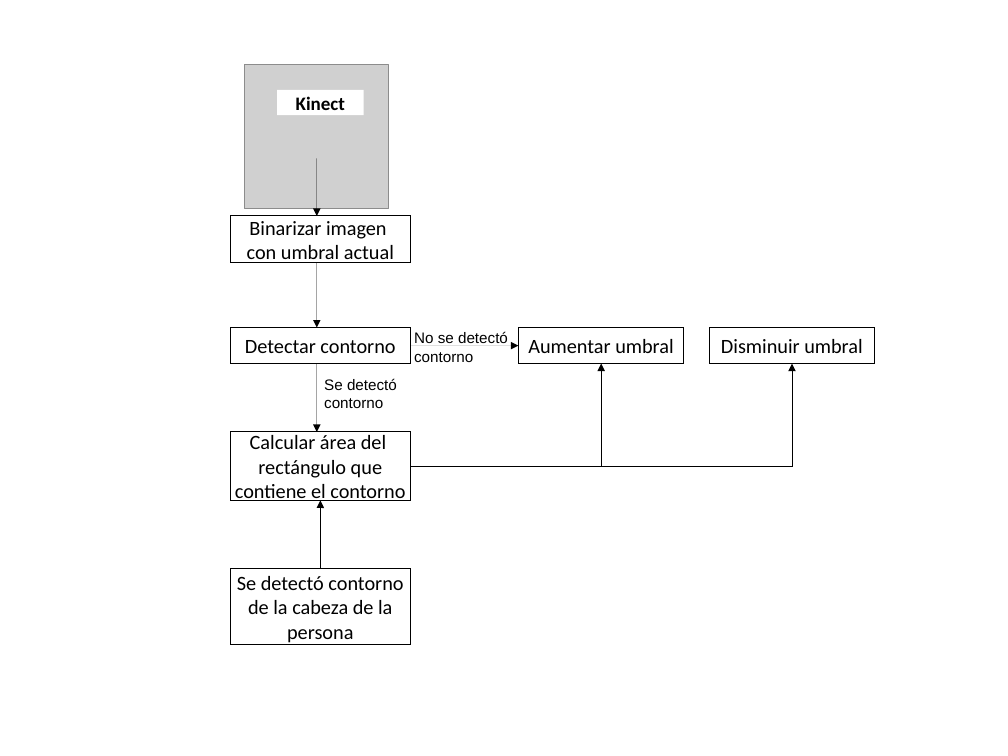
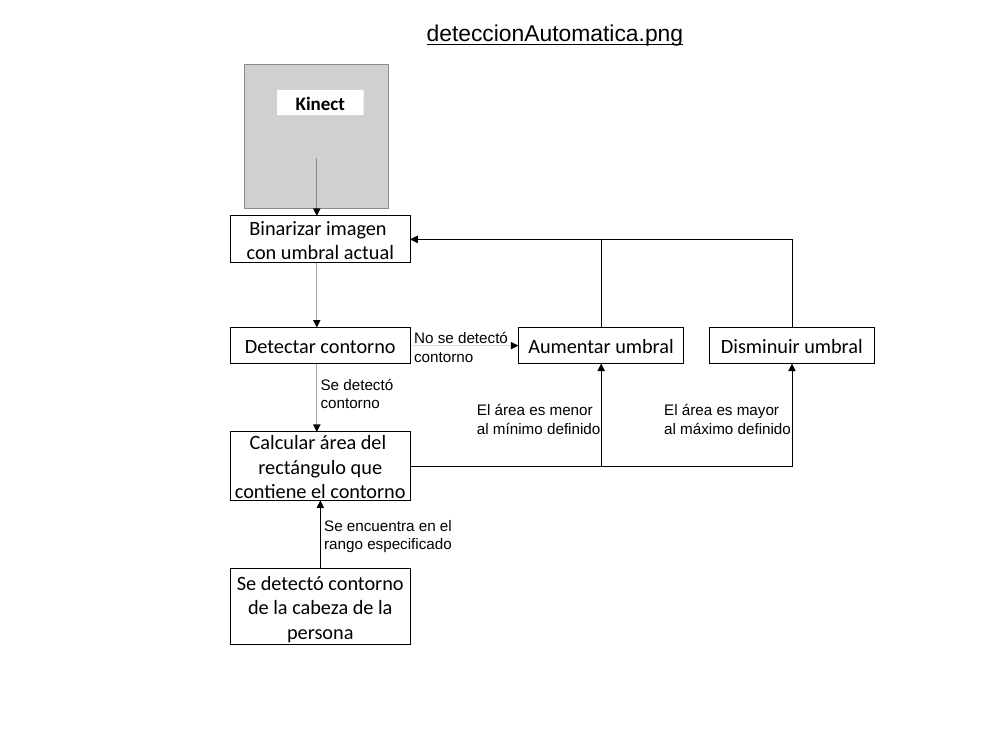
Before and after one commit to yadyguitar/Tesis, a slide deck: slide 7 of documentación/tesis/Diagramas.odp. Drawn at 1008x756 pixels with LibreOffice and Linux fonts; fonts in the diff are those of the drawing; grey boxes stand for pictures. Boxes give left, top, right and bottom in pixels: in the first picture for what was removed or moved away, otherwise in the second. Text is boxed around its words. In the diff, an @@ line names an element or a change of style, - is before the commit and + after.

```diff
--- a/documentación/tesis/Diagramas.odp
+++ b/documentación/tesis/Diagramas.odp
@@ text added at box(427, 24, 684, 46), 18 pt, text #000000, underline @@
+deteccionAutomatica.png
@@ elbow arrow added from (602, 327) to (411, 240), #000000 0 pt @@
@@ elbow arrow added from (792, 327) to (411, 240), #000000 0 pt @@
@@ text "Se detectó": place and size @@
-text "Se detectó" at box(324, 378, 397, 408)
+text "Se detectó" at box(321, 378, 393, 408)
@@ text added at box(477, 403, 600, 434), 12 pt, text #000000 @@
+El área es menor al mínimo definido
@@ text added at box(664, 403, 791, 434), 12 pt, text #000000 @@
+El área es mayor al máximo definido
@@ text added at box(324, 520, 452, 552), 12 pt, text #000000 @@
+Se encuentra en el rango especificado
```
Also in this commit, not shown: 2 slides added, 11 other files.
